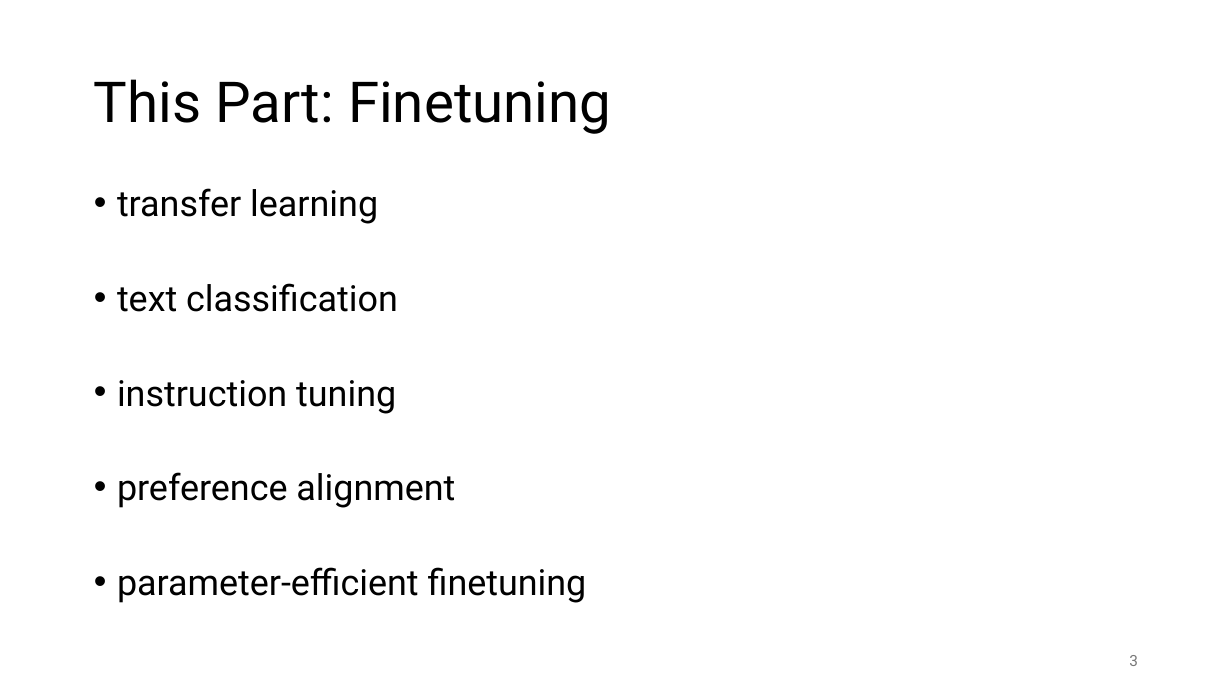
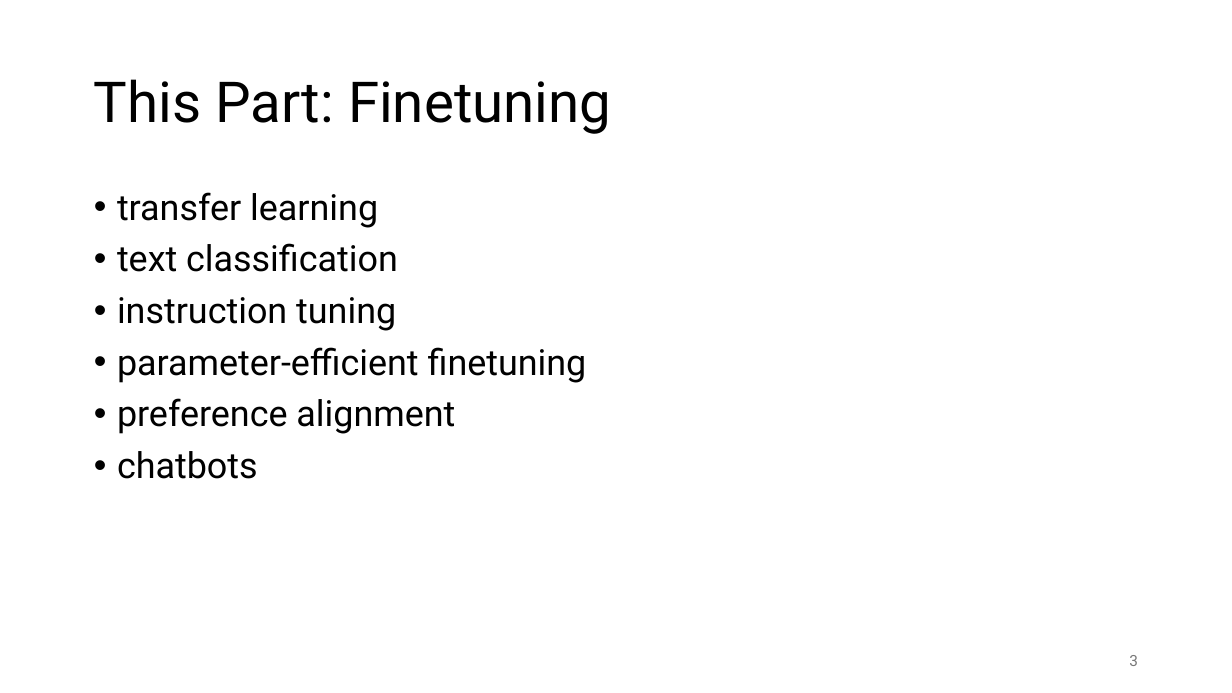
Before and after one commit to FelixWick/language_models, a slide deck: slide 3 of slides/5_finetuning.pptx. Drawn at 1232x693 pixels with LibreOffice and Linux fonts; fonts in the diff are those of the drawing. Boxes give left, top, right and bottom in pixels: in the first picture for what was removed or moved away, otherwise in the second. Text is boxed around its words. In the diff, an @@ line names an element or a change of style, - is before the commit and + after.

```diff
--- a/slides/5_finetuning.pptx
+++ b/slides/5_finetuning.pptx
@@ text at (x1=117, y1=192, x2=455, y2=434): line spacing 0.8 to 0.9 @@
@@ text at (x1=117, y1=347, x2=587, y2=383): paragraph added @@
+• parameter-efficient finetuning
@@ text at (x1=117, y1=451, x2=258, y2=479): text changed @@
-• parameter-efficient finetuning
+• chatbots
```
Also in this commit, not shown: 9 other slides changed, 5 slides removed.
